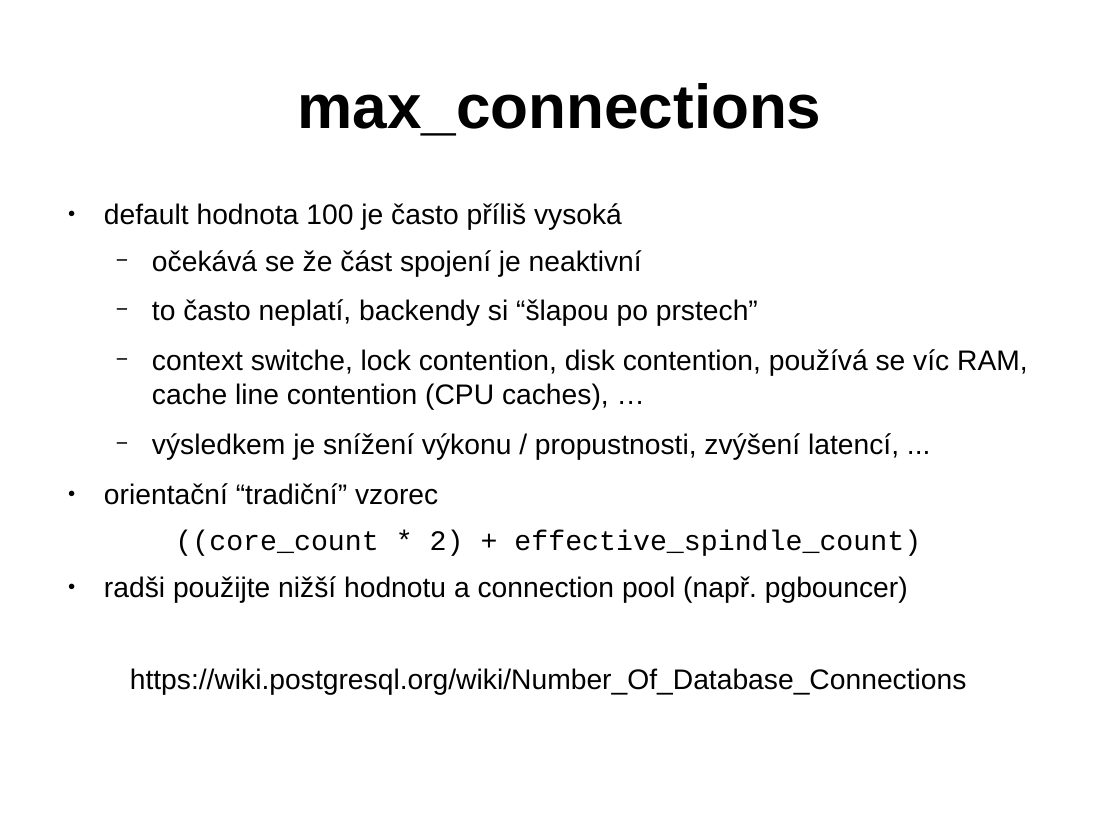
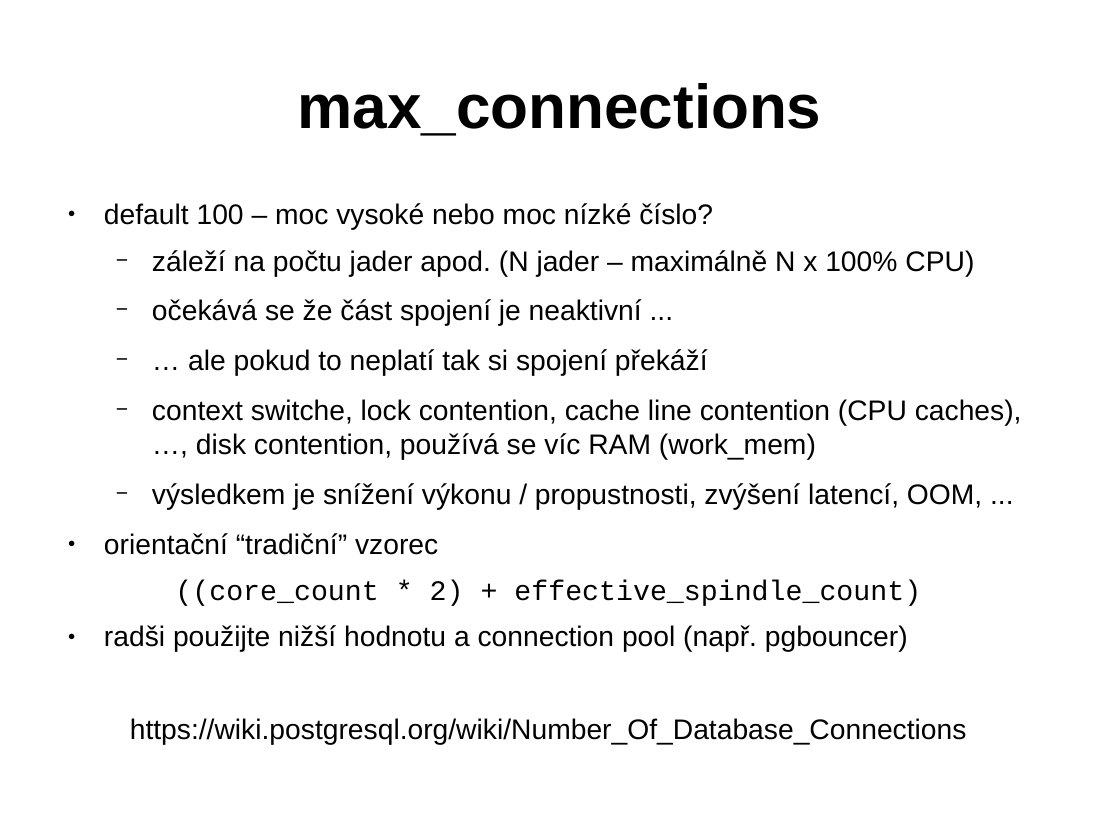
Before and after one commit to tvondra/perf_tuning_training, a slide deck: slide 15 of perf-tuning-training.odp (slide 14 before the commit). Drawn at 1120x840 pixels with LibreOffice and Linux fonts; fonts in the diff are those of the drawing. Boxes give left, top, right and bottom in pixels: in the first picture for what was removed or moved away, otherwise in the second. Text is boxed around its words. In the diff, an @@ line names an element or a change of style, - is before the commit and + after.

```diff
--- a/perf-tuning-training.odp
+++ b/perf-tuning-training.odp
@@ text at (104,203,1022,510): text changed @@
-● default hodnota 100 je často příliš vysoká
-  − očekává se že část spojení je neaktivní
-  − to často neplatí, backendy si “šlapou po prstech”
-  − context switche, lock contention, disk contention, používá se víc RAM, cache line contention (CPU caches), …
-  − výsledkem je snížení výkonu / propustnosti, zvýšení latencí, ...
+● default 100 – moc vysoké nebo moc nízké číslo?
+  − záleží na počtu jader apod. (N jader – maximálně N x 100% CPU)
+  − očekává se že část spojení je neaktivní ...
+  − … ale pokud to neplatí tak si spojení překáží
+  − context switche, lock contention, cache line contention (CPU caches), …, disk contention, používá se víc RAM (work_mem)
+  − výsledkem je snížení výkonu / propustnosti, zvýšení latencí, OOM, ...
```
Also in this commit, not shown: 14 other slides changed, 2 slides added, 2 other files.
